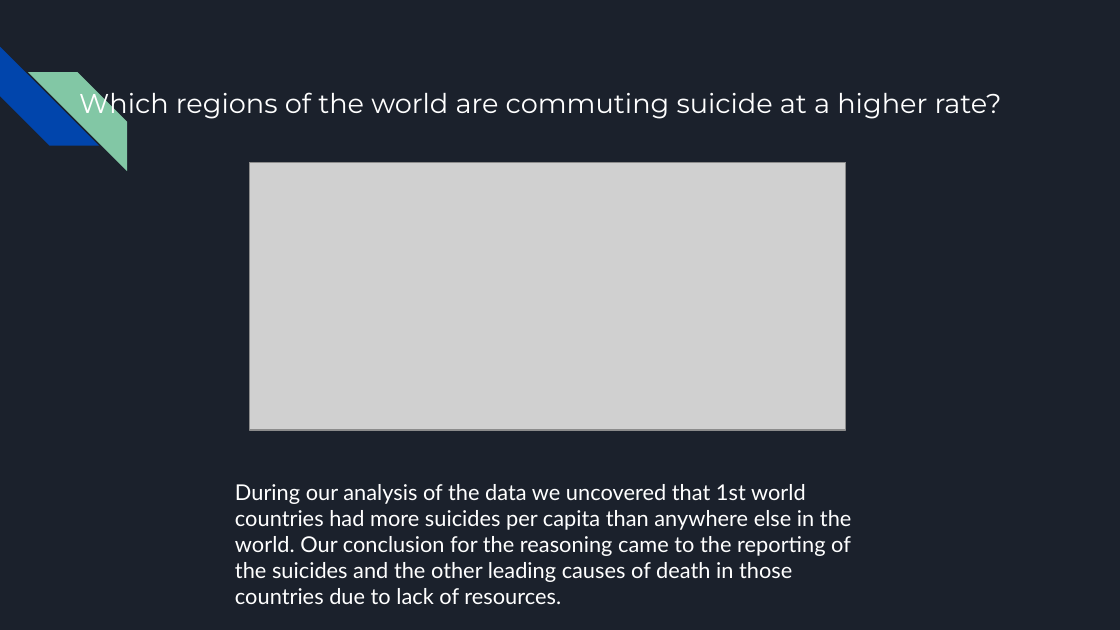
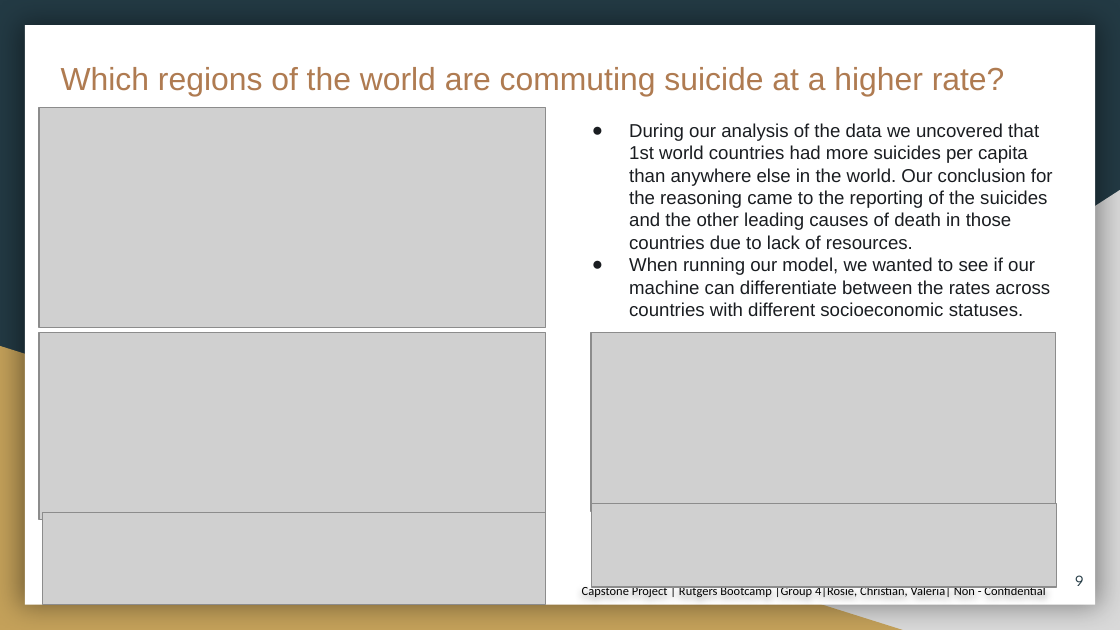
Before and after one commit to RosieMina/Final_project, a slide deck: slide 9 of Final Project.pptx (slide 7 before the commit). Drawn at 1120x630 pixels with LibreOffice and Linux fonts; fonts in the diff are those of the drawing; grey boxes stand for pictures. Boxes give left, top, right and bottom in pixels: in the first picture for what was removed or moved away, otherwise in the second. Text is boxed around its words. In the diff, an @@ line names an element or a change of style, - is before the commit and + after.

```diff
--- a/Final Project.pptx
+++ b/Final Project.pptx
@@ background #1B212C to #233A44 @@
@@ rectangle added at (25, 26, 1095, 605), fill #FFFFFF @@
@@ diag stripe removed at (0, 47, 99, 146) @@
@@ title "Which regions of the world ...": place and size @@
-title "Which regions of the world ..." at (79, 86, 1002, 120)
+title "Which regions of the world ..." at (61, 67, 1005, 97)
@@ title "Which regions of the world ..." at (61, 67, 1005, 97): size 17.5 to 20.5 pt, font Montserrat to Arial, text colour #FFFFFF to #AF7B51 @@
@@ diag stripe removed at (28, 72, 127, 170) @@
@@ picture: place and size @@
-picture at (250, 162, 846, 430)
+picture at (39, 108, 545, 327)
@@ text "During our analysis of the ...": place and size @@
-text "During our analysis of the ..." at (235, 484, 851, 604)
+text "During our analysis of the ..." at (629, 123, 1053, 316)
@@ text at (629, 123, 1053, 249): size 14 to 12 pt, font Lato to Arial, text colour #FFFFFF to #1A1D21 in "During our analysis of the data we ..."; bullet none to ● @@
@@ right triangle added at (439, 190, 1120, 630), fill #D9D9D9 @@
@@ text at (629, 257, 1050, 316): paragraph added @@
+● When running our model, we wanted to see if our machine can differentiate between the rates across countries with different socioeconomic statuses.
@@ right triangle added at (0, 346, 903, 630), fill #C4A15A @@
@@ picture added at (39, 333, 545, 519) @@
@@ picture added at (591, 333, 1056, 512) @@
@@ picture added at (591, 504, 1056, 587) @@
@@ picture added at (43, 513, 545, 605) @@
@@ text added at (582, 585, 1045, 597), 8 pt, text #000000 @@
+Capstone Project | Rutgers Bootcamp |Group 4|Rosie, Christian, Valeria| Non - Confidential
@@ page number added at (1075, 575, 1084, 586), 10 pt, text #233A44 @@
+9
```
Also in this commit, not shown: 7 other slides changed, 8 slides added, 2 slides removed.
